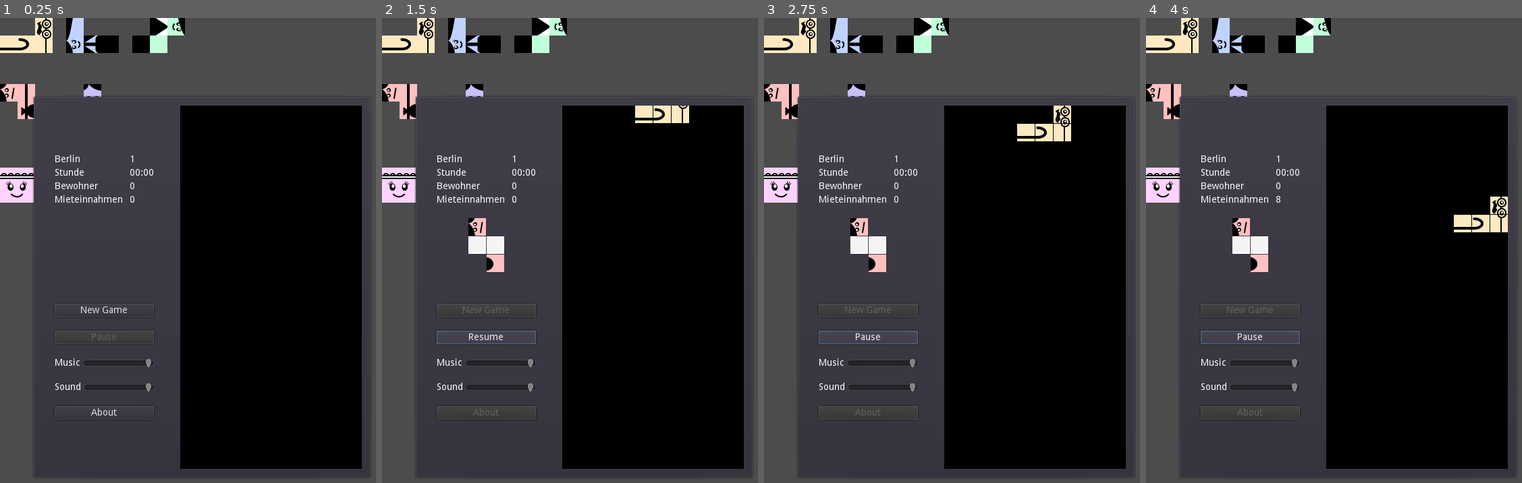
Above: before the commit, frames 1-4 (left to right).
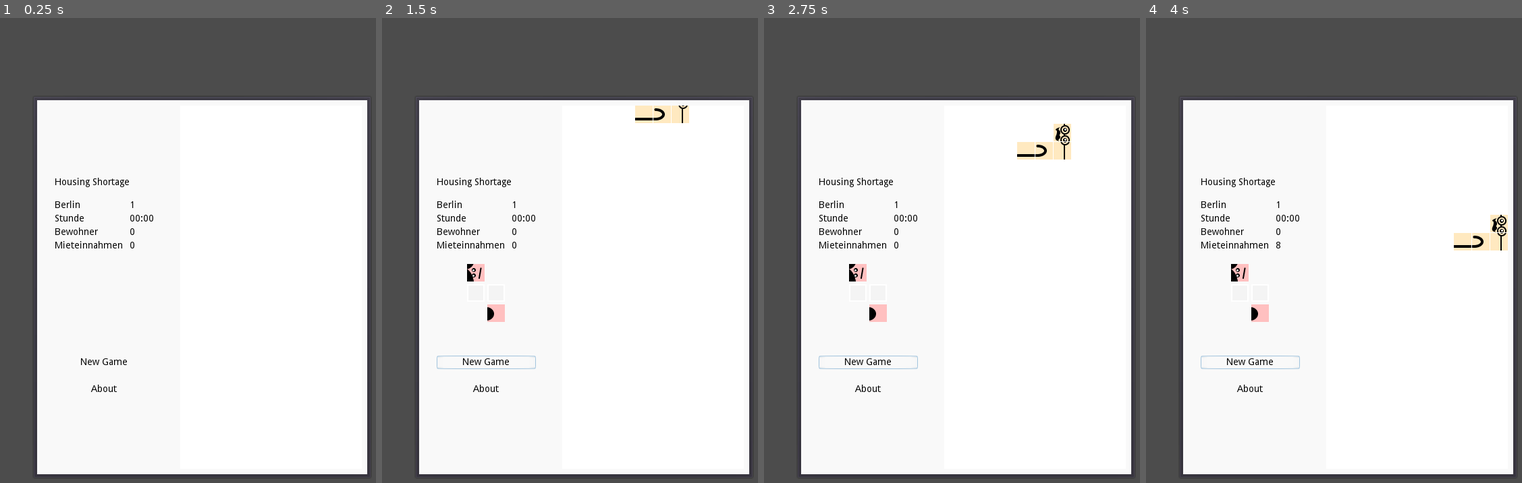
Above: after the commit, the same moments.

Repository: brunibrun/CodingPrecarity
Game: Godot game, scene res://Main.tscn
Same seed, same stepped clock (60 frames per second), same inputs: the game is played once before the commit and once after it. Sound files missing from this copy of the repository are replaced by a short silence.
Inputs (mouse positions are in pixels of both pictures, inside the frame that each line leads up to):
- Up to frame 1 (0.25 s): no input
- Up to frame 2 (1.5 s): click "New Game" at 0.5 s; click (487, 338) at 1.25 s, where only the run before the commit has a clickable "Pause"
- Up to frame 3 (2.75 s): click (869, 338) at 2 s, where only the run before the commit has a clickable "Resume"
- Up to frame 4 (4 s): hold Right (ui_right) 2.78-3.53 s; hold Down (ui_down) from 3.53 s (still down)

The runs differ from the first frame. In frame 1, 74% of the frame differs, in the area x 0-98%, y 0-99%; in frame 2, 73%; in frame 3, 73%; in frame 4, 73%.

Commit message:
Change GUI buttons and background.

Diff:
--- a/GUI.tscn
+++ b/GUI.tscn
@@ -19,32 +19,49 @@
 }
 
 [node name="Panel" type="PanelContainer" parent="."]
+light_mask = 0
 margin_left = 129.0
-margin_top = 196.0
+margin_top = 231.0
 margin_right = 470.0
-margin_bottom = 603.0
+margin_bottom = 569.0
+
+[node name="ColorRect" type="ColorRect" parent="Panel"]
+margin_left = 7.0
+margin_top = 7.0
+margin_right = 334.0
+margin_bottom = 331.0
+color = Color( 0.980392, 0.980392, 0.980392, 1 )
 
 [node name="HBoxContainer" type="HBoxContainer" parent="Panel"]
 margin_left = 7.0
 margin_top = 7.0
 margin_right = 334.0
-margin_bottom = 400.0
+margin_bottom = 331.0
 size_flags_horizontal = 0
 
 [node name="Left" type="CenterContainer" parent="Panel/HBoxContainer"]
 margin_right = 200.0
-margin_bottom = 393.0
+margin_bottom = 324.0
 rect_min_size = Vector2( 200, 0 )
 
 [node name="VBox" type="VBoxContainer" parent="Panel/HBoxContainer/Left"]
 margin_left = 26.0
 margin_right = 173.0
-margin_bottom = 393.0
+margin_bottom = 324.0
 custom_constants/separation = 20
 
+[node name="Label" type="Label" parent="Panel/HBoxContainer/Left/VBox"]
+margin_right = 147.0
+margin_bottom = 14.0
+custom_colors/font_color = Color( 0, 0, 0, 1 )
+text = "Housing Shortage"
+
 [node name="Statistics" type="GridContainer" parent="Panel/HBoxContainer/Left/VBox"]
-margin_right = 147.0
-margin_bottom = 74.0
+editor/display_folded = true
+modulate = Color( 0, 0, 0, 1 )
+margin_top = 34.0
+margin_right = 147.0
+margin_bottom = 108.0
 custom_constants/vseparation = 6
 custom_constants/hseparation = 10
 columns = 2
@@ -106,16 +123,15 @@
 }
 
 [node name="CenterContainer" type="CenterContainer" parent="Panel/HBoxContainer/Left/VBox"]
-margin_top = 94.0
-margin_right = 147.0
-margin_bottom = 201.0
+editor/display_folded = true
+margin_top = 128.0
+margin_right = 147.0
+margin_bottom = 244.0
 
 [node name="Next" type="GridContainer" parent="Panel/HBoxContainer/Left/VBox/CenterContainer"]
-margin_left = 47.0
-margin_right = 100.0
-margin_bottom = 107.0
-custom_constants/vseparation = 1
-custom_constants/hseparation = 1
+margin_left = 45.0
+margin_right = 101.0
+margin_bottom = 116.0
 columns = 2
 
 [node name="Cell" type="TextureRect" parent="Panel/HBoxContainer/Left/VBox/CenterContainer/Next"]
@@ -124,74 +140,84 @@
 texture = ExtResource( 2 )
 
 [node name="Cell2" type="TextureRect" parent="Panel/HBoxContainer/Left/VBox/CenterContainer/Next"]
-margin_left = 27.0
-margin_right = 53.0
+margin_left = 30.0
+margin_right = 56.0
 margin_bottom = 26.0
 texture = ExtResource( 2 )
 
 [node name="Cell3" type="TextureRect" parent="Panel/HBoxContainer/Left/VBox/CenterContainer/Next"]
-margin_top = 27.0
-margin_right = 26.0
-margin_bottom = 53.0
+margin_top = 30.0
+margin_right = 26.0
+margin_bottom = 56.0
 texture = ExtResource( 2 )
 
 [node name="Cell4" type="TextureRect" parent="Panel/HBoxContainer/Left/VBox/CenterContainer/Next"]
-margin_left = 27.0
-margin_top = 27.0
-margin_right = 53.0
-margin_bottom = 53.0
+margin_left = 30.0
+margin_top = 30.0
+margin_right = 56.0
+margin_bottom = 56.0
 texture = ExtResource( 2 )
 
 [node name="Cell5" type="TextureRect" parent="Panel/HBoxContainer/Left/VBox/CenterContainer/Next"]
-margin_top = 54.0
-margin_right = 26.0
-margin_bottom = 80.0
+margin_top = 60.0
+margin_right = 26.0
+margin_bottom = 86.0
 texture = ExtResource( 2 )
 
 [node name="Cell6" type="TextureRect" parent="Panel/HBoxContainer/Left/VBox/CenterContainer/Next"]
-margin_left = 27.0
-margin_top = 54.0
-margin_right = 53.0
-margin_bottom = 80.0
+margin_left = 30.0
+margin_top = 60.0
+margin_right = 56.0
+margin_bottom = 86.0
 texture = ExtResource( 2 )
 
 [node name="Cell7" type="TextureRect" parent="Panel/HBoxContainer/Left/VBox/CenterContainer/Next"]
-margin_top = 81.0
-margin_right = 26.0
-margin_bottom = 107.0
+margin_top = 90.0
+margin_right = 26.0
+margin_bottom = 116.0
 texture = ExtResource( 2 )
 
 [node name="Cell8" type="TextureRect" parent="Panel/HBoxContainer/Left/VBox/CenterContainer/Next"]
-margin_left = 27.0
-margin_top = 81.0
-margin_right = 53.0
-margin_bottom = 107.0
+margin_left = 30.0
+margin_top = 90.0
+margin_right = 56.0
+margin_bottom = 116.0
 texture = ExtResource( 2 )
 
 [node name="NewGame" type="Button" parent="Panel/HBoxContainer/Left/VBox"]
-margin_top = 221.0
-margin_right = 147.0
-margin_bottom = 241.0
+margin_top = 264.0
+margin_right = 147.0
+margin_bottom = 284.0
+custom_colors/font_color_disabled = Color( 0, 0, 0, 1 )
+custom_colors/font_color = Color( 0, 0, 0, 1 )
+custom_colors/font_color_hover = Color( 0.498039, 0.498039, 0.498039, 1 )
+custom_colors/font_color_pressed = Color( 0, 0, 0, 1 )
 text = "New Game"
+flat = true
 
 [node name="Pause" type="Button" parent="Panel/HBoxContainer/Left/VBox"]
-margin_top = 261.0
-margin_right = 147.0
-margin_bottom = 281.0
+visible = false
+margin_top = 270.0
+margin_right = 147.0
+margin_bottom = 290.0
 text = "Pause"
 
 [node name="HBox" type="HBoxContainer" parent="Panel/HBoxContainer/Left/VBox"]
-margin_top = 301.0
-margin_right = 147.0
-margin_bottom = 317.0
+editor/display_folded = true
+visible = false
+margin_top = 310.0
+margin_right = 147.0
+margin_bottom = 326.0
 
 [node name="Label" type="Label" parent="Panel/HBoxContainer/Left/VBox/HBox"]
+visible = false
 margin_top = 1.0
 margin_right = 38.0
 margin_bottom = 15.0
 text = "Music"
 
 [node name="Music" type="HSlider" parent="Panel/HBoxContainer/Left/VBox/HBox"]
+visible = false
 margin_left = 42.0
 margin_right = 147.0
 margin_bottom = 16.0
@@ -201,9 +227,11 @@
 ticks_on_borders = true
 
 [node name="HBox2" type="HBoxContainer" parent="Panel/HBoxContainer/Left/VBox"]
-margin_top = 337.0
-margin_right = 147.0
-margin_bottom = 353.0
+editor/display_folded = true
+visible = false
+margin_top = 310.0
+margin_right = 147.0
+margin_bottom = 326.0
 
 [node name="Label" type="Label" parent="Panel/HBoxContainer/Left/VBox/HBox2"]
 margin_top = 1.0
@@ -220,15 +248,21 @@
 max_value = 0.0
 
 [node name="About" type="Button" parent="Panel/HBoxContainer/Left/VBox"]
-margin_top = 373.0
-margin_right = 147.0
-margin_bottom = 393.0
+margin_top = 304.0
+margin_right = 147.0
+margin_bottom = 324.0
+custom_colors/font_color_disabled = Color( 0, 0, 0, 1 )
+custom_colors/font_color = Color( 0, 0, 0, 1 )
+custom_colors/font_color_hover = Color( 0, 0, 0, 1 )
+custom_colors/font_color_pressed = Color( 0, 0, 0, 1 )
 text = "About"
+flat = true
 
 [node name="Right" type="MarginContainer" parent="Panel/HBoxContainer"]
+editor/display_folded = true
 margin_left = 204.0
 margin_right = 327.0
-margin_bottom = 393.0
+margin_bottom = 324.0
 custom_constants/margin_right = 8
 custom_constants/margin_top = 8
 custom_constants/margin_left = 8
@@ -238,14 +272,13 @@
 margin_left = 8.0
 margin_top = 8.0
 margin_right = 115.0
-margin_bottom = 385.0
-color = Color( 0, 0, 0, 1 )
+margin_bottom = 316.0
 
 [node name="Grid" type="GridContainer" parent="Panel/HBoxContainer/Right"]
 margin_left = 8.0
 margin_top = 8.0
 margin_right = 115.0
-margin_bottom = 385.0
+margin_bottom = 316.0
 custom_constants/vseparation = 1
 custom_constants/hseparation = 1
 columns = 10
--- a/Main.tscn
+++ b/Main.tscn
@@ -18,9 +18,9 @@
 anchor_right = 0.0
 anchor_bottom = 0.0
 margin_left = 129.0
-margin_top = 196.0
+margin_top = 248.0
 margin_right = 470.0
-margin_bottom = 603.0
+margin_bottom = 552.0
 
 [node name="MusicPlayer" type="AudioStreamPlayer" parent="."]
 pause_mode = 2
--- a/Shapes.tscn
+++ b/Shapes.tscn
@@ -32,6 +32,7 @@
 [ext_resource path="res://shape_pictures/maedchen_4.png" type="Texture" id=30]
 
 [node name="Shapes" type="GridContainer"]
+visible = false
 anchor_right = 1.0
 anchor_bottom = 1.0
 custom_constants/vseparation = 20
